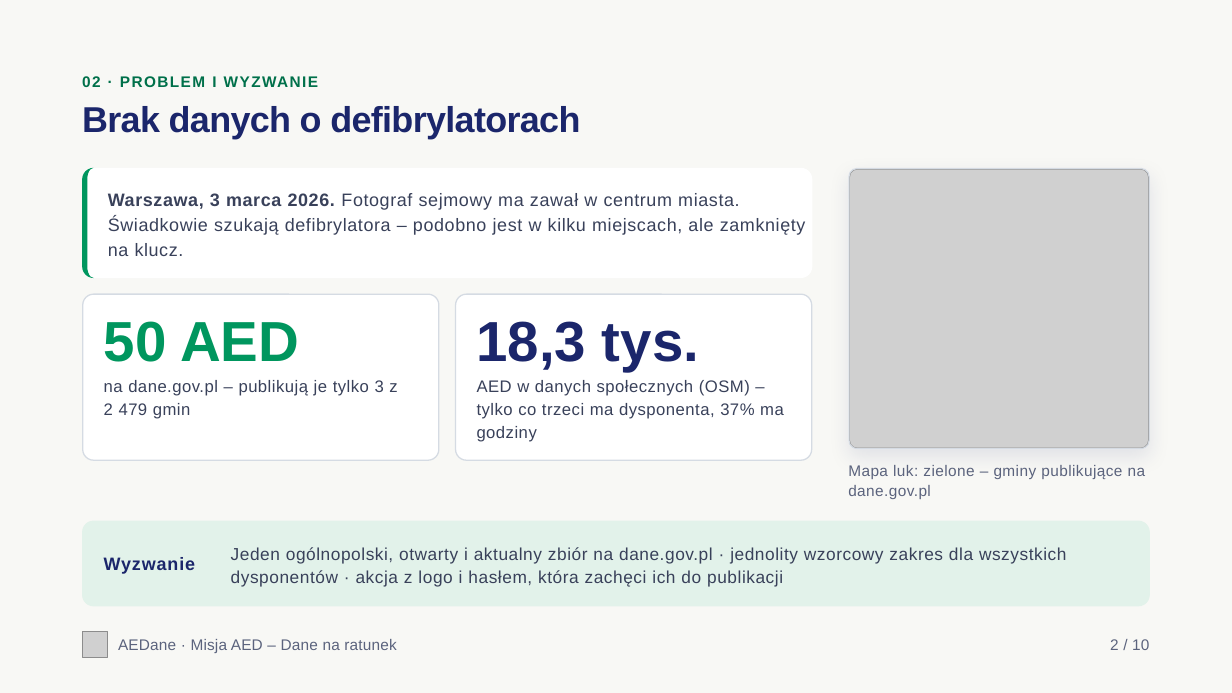
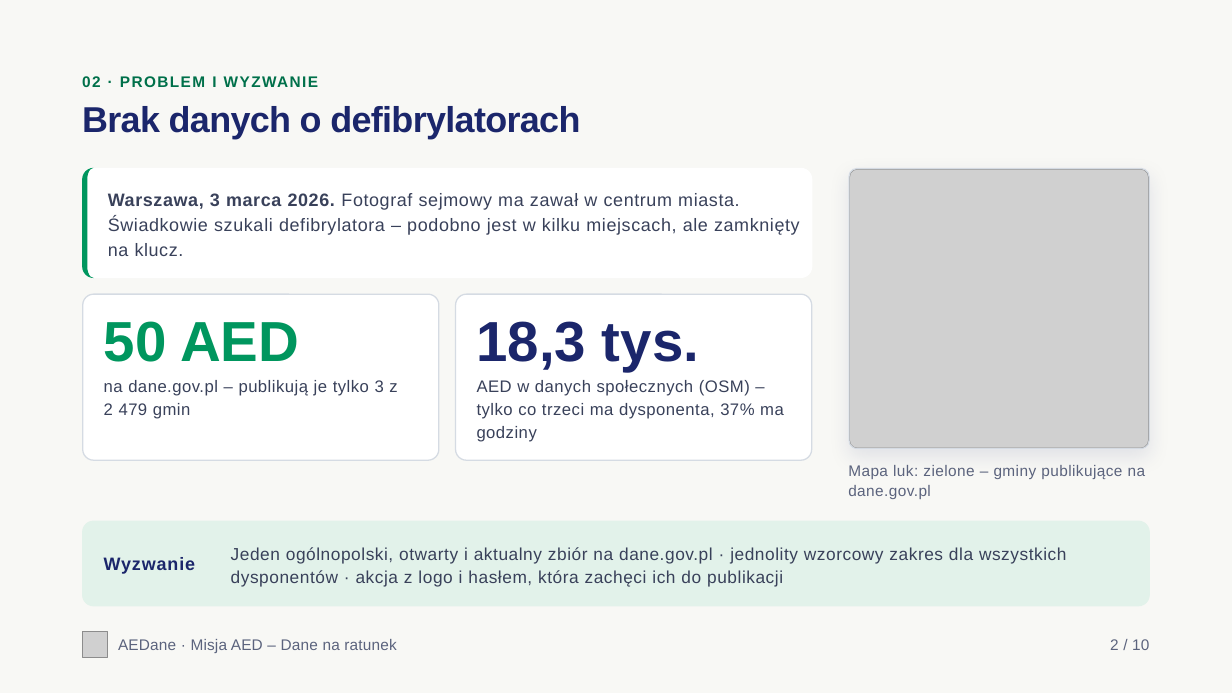
Before and after one commit to tymsonS/AED, a slide deck: slide 2 of presentation/aedane-prezentacja.pptx. Drawn at 1232x693 pixels with LibreOffice and Linux fonts; fonts in the diff are those of the drawing; grey boxes stand for pictures. Boxes give left, top, right and bottom in pixels: in the first picture for what was removed or moved away, otherwise in the second. Text is boxed around its words. In the diff, an @@ line names an element or a change of style, - is before the commit and + after.

```diff
--- a/presentation/aedane-prezentacja.pptx
+++ b/presentation/aedane-prezentacja.pptx
@@ text in rounded rectangle at (108,193,800,256): text changed @@
-Warszawa, 3 marca 2026. Fotograf sejmowy ma zawał w centrum miasta. Świadkowie szukają defibrylatora – podobno jest w kilku miejscach, ale zamknięty na klucz.
+Warszawa, 3 marca 2026. Fotograf sejmowy ma zawał w centrum miasta. Świadkowie szukali defibrylatora – podobno jest w kilku miejscach, ale zamknięty na klucz.
```
Also in this commit, not shown: 6 other slides changed, 2 other files.
